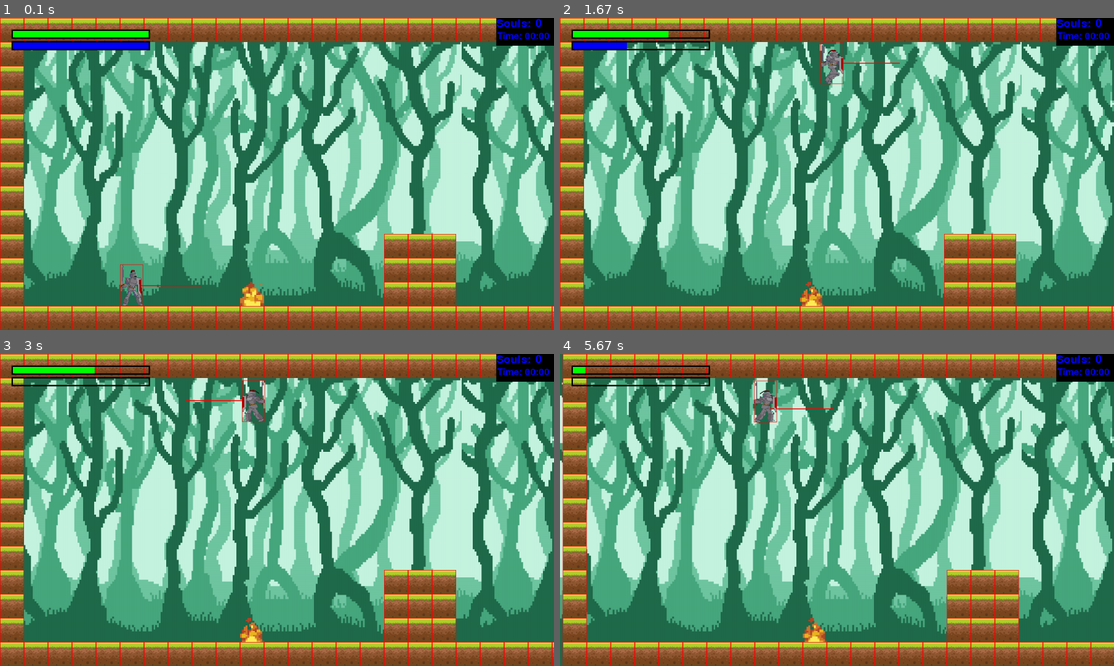
Above: before the commit, frames 1-4 (two rows, left to right).
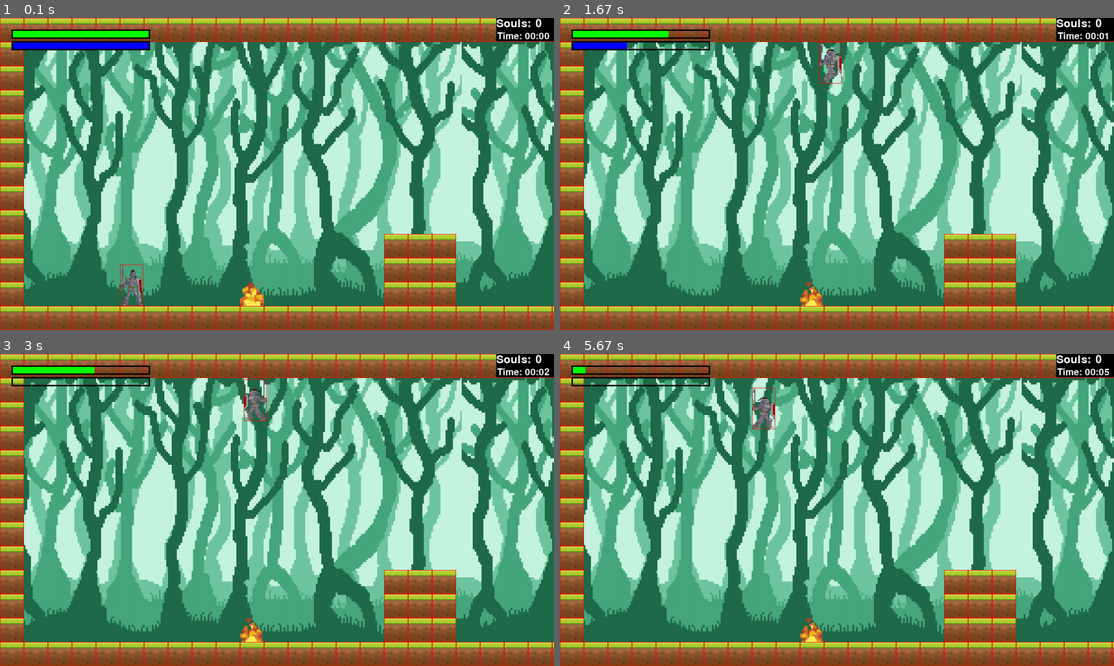
Above: after the commit, the same moments.

Repository: Ignacio630/ignacio_medici_pygame_tp_final
Game: pygame game, started from proyecto_final_juego/main.py
Same seed, same stepped clock (60 frames per second), same inputs: the game is played once before the commit and once after it.
Inputs:
- Up to frame 1 (0.1 s): no input
- Up to frame 2 (1.67 s): hold Z 0.33-0.8 s; hold Right 0.33-0.8 s; hold Right 0.83-1.3 s; tap Space at 0.9, 1.2, 1.4 s; tap X at 0.98 s; hold Right from 1.33 s (still down); tap 0 at 1.48 s
- Up to frame 3 (3 s): tap Space at 1.7, 1.9, 2.2, 2.47, 2.77, 2.9 s; release Right at 1.8 s; hold Left 1.83-2.37 s; hold Right 2.4-2.8 s; tap X at 2.55 s; hold Left from 2.83 s (still down); tap 0 at 2.98 s
- Up to frame 4 (5.67 s): tap Space at 3.2, 3.57, 3.87, 4.07, 4.37, 4.57, 4.87, 5.07, 5.37, 5.63 s; release Left at 3.47 s; hold Right 3.5-3.97 s; hold Left 4-4.47 s; tap X at 4.15 s; hold Right 4.5-4.97 s; tap 0 at 4.65 s; hold Left 5-5.53 s; hold Right from 5.57 s (still down)

The runs differ from the first frame. In frame 1, 0.4% of the frame differs, in the area x 24-100%, y 0-86%; in frame 2, 0.8%; in frame 3, 0.8%; in frame 4, 5.8%, in the area x 0-100%, y 0-100%.

Commit message:
colliders attack

Diff:
--- a/proyecto_final_juego/mapa.py
+++ b/proyecto_final_juego/mapa.py
@@ -30,16 +30,15 @@
         #
         self.start_time = time.time()
         self.time = 0
-        self.score = Score("Souls:",(RESOLUTION_WIDTH-125,0),(200,60))
+        self.score = Score("Souls:",(RESOLUTION_WIDTH-125,0),(260,50))
         self.font_time = pygame.font.Font(None, 30)
-        self.time_surface = self.font_time.render("Time: " + self.formatted_time(), True, B)
+        self.time_surface = self.font_time.render("Time: " + self.formatted_time(), True, W)
         self.time_rect = self.time_surface.get_rect(topright=(RESOLUTION_WIDTH - 10, 30))
         #
 
     def update_time(self):
         current_time = time.time()
         self.time = current_time - self.start_time
-
 
     def formatted_time(self):
         min = int(self.time // 60)
@@ -48,6 +47,7 @@
     def draw_time(self):
         self.update_time()
         self.screen.blit(self.time_surface, self.time_rect)
+
     def draw_background(self):
         bg_width = self.background_list[0].get_width()
 
@@ -119,7 +119,6 @@
     def run(self,delta_ms,keys):
         #fondo
         self.draw_background()
-
         if keys[pygame.K_LEFT] and self.world_move.x > 0:
             self.scroll -= SPEED_WALK / 2
         elif keys[pygame.K_RIGHT]and self.world_move.x < 0:
@@ -143,7 +142,7 @@
             else:
                 enemy.update(self.world_move,self.limits_list,True)
                 enemy.draw(self.screen)
-            self.player.player_line_colliders(screen=self.screen,enemy=enemy)
+            # self.player.player_line_colliders(screen=self.screen,enemy=enemy)
 
         #jugador
         self.score.draw(self.screen)
@@ -156,4 +155,8 @@
         player.draw(self.screen)
         player.map_actions(self.world_move)
 
+        self.time_surface = self.font_time.render("Time: " + self.formatted_time(), True, W)
+        self.time_rect = self.time_surface.get_rect(topright=(RESOLUTION_WIDTH - 10, 30))
+
+        # Dibujar el tiempo en la pantalla
         self.draw_time()
--- a/proyecto_final_juego/player.py
+++ b/proyecto_final_juego/player.py
@@ -23,6 +23,7 @@
 
         self.frame = 0
         self.animation = self.stay_frames_r
+        self.size_player = size
         self.imagen_jugador = self.animation[self.frame]
         self.rect_jugador = self.imagen_jugador.get_rect(topleft = pos)
 
@@ -33,7 +34,7 @@
         self.jump_power = jump_power
         self.jump_height = jump_height
         self.start_jump = 0
-        self.is_attacking = False
+        self.attack_type = 0
         self.is_jumping = False
         self.is_shooting = False
         self.gravity = gravity
@@ -83,15 +84,20 @@
             self.frame = 0
             self.is_jumping = True
     #ataque
-    def attack(self):
-        if not self.is_attacking:
+    def collider_attack(self,surface):
+        attacking_rect = pygame.Rect(self.rect_jugador.centerx,self.rect_jugador.y,100,100)
+        pygame.draw.rect(surface=surface,color=R,rect=attacking_rect)
+
+    def attack(self,surface):
+        if self.attack_type == 0:
             if self.direction:
                 self.animation = self.attack_frame_r
             else:
                 self.animation = self.attack_frame_l
-            self.is_attacking = True
-        else:
-            self.is_attacking = False
+            self.attack_type = 1
+            self.collider_attack(surface=surface)
+        else:
+            self.attack_type = 0
     #disparo
     def shoot(self):
         if self.is_shooting and self.mana > 0:
@@ -106,7 +112,7 @@
             self.hability_fireball.speed = 0
             print(f"tenes{self.mana}, se necesita 10 de mana para lanzar")
 
-    def inputs(self):
+    def inputs(self,surface):
         keys = pygame.key.get_pressed()
         self.stay()
         self.direction_movement.x = 0
@@ -131,7 +137,7 @@
             self.run()
 
         if keys[pygame.K_z]:
-            self.attack()
+            self.attack(surface)
 
         if keys[pygame.K_x]:
             self.is_shooting = True
@@ -148,7 +154,7 @@
         self.rect_jugador.y += self.direction_movement.y
 
     def update(self,delta_ms):
-        self.inputs()
+
         #Aplicar animacion
         self.tiempo_transcurrido += delta_ms
         if (self.tiempo_transcurrido >= 200):
@@ -191,24 +197,25 @@
             self.speed_walk = SPEED_WALK
             self.speed_run = SPEED_RUN
 
-    def player_line_colliders(self,screen,enemy):
-        keys = pygame.key.get_pressed()
-        if self.direction:
-            line_start = self.rect_jugador.center
-            line_end = (line_start[0] + 150, line_start[1])
-            self.colittion_line = pygame.draw.line(screen,R,line_start,line_end,2)
-            if keys[pygame.K_t]:
-                line_end[0] + 10
-
-        else:
-            line_start = self.rect_jugador.center
-            line_end = (line_start[0] - 150, line_start[1])
-            self.colittion_line = pygame.draw.line(screen,R,line_start,line_end,2)
-
-        if self.colittion_line.colliderect(enemy.rect_enemy):
-            enemy.is_dead = True
+    # def player_line_colliders(self,screen,enemy):
+    #     keys = pygame.key.get_pressed()
+    #     if self.direction:
+    #         line_start = self.rect_jugador.center
+    #         line_end = (line_start[0] + 150, line_start[1])
+    #         self.colittion_line = pygame.draw.line(screen,R,line_start,line_end,2)
+    #         if keys[pygame.K_t]:
+    #             line_end[0] + 10
+
+    #     else:
+    #         line_start = self.rect_jugador.center
+    #         line_end = (line_start[0] - 150, line_start[1])
+    #         self.colittion_line = pygame.draw.line(screen,R,line_start,line_end,2)
+
+    #     if self.colittion_line.colliderect(enemy.rect_enemy):
+    #         enemy.is_dead = True
 
     def draw(self,screen):
+        self.inputs(screen)
         if self.frame < len(self.animation):
             self.imagen_jugador = self.animation[self.frame]
         else:
--- a/proyecto_final_juego/score.py
+++ b/proyecto_final_juego/score.py
@@ -6,12 +6,13 @@
         self.score = 0
         self.font_text = pygame.font.Font(None, 40)
         self.font_score = pygame.font.Font(None, 35)
-        self.text_surface = self.font_score.render(text, True, B)
+        self.text_surface = self.font_score.render(text, True, W)
         self.text_rect = self.text_surface.get_rect(topleft=pos_text)
         self.pos_score = (self.text_rect.right + 10, self.text_rect.y)
-        self.surface_score = self.font_score.render("{0}".format(self.score), True, B)
+        self.surface_score = self.font_score.render("{0}".format(self.score), True, W)
         self.bg_surface = pygame.surface.Surface(bg_size)
         self.bg_rect = self.bg_surface.get_rect(topleft=pos_text)
+
     def add_score(self, points=0):
         self.score += points
 
@@ -19,7 +20,7 @@
         self.score -= points
 
     def update(self):
-        self.surface_score = self.font_score.render("{0}".format(self.score), True, B)
+        self.surface_score = self.font_score.render("{0}".format(self.score), True, W)
 
     def draw(self, screen):
         self.update()
